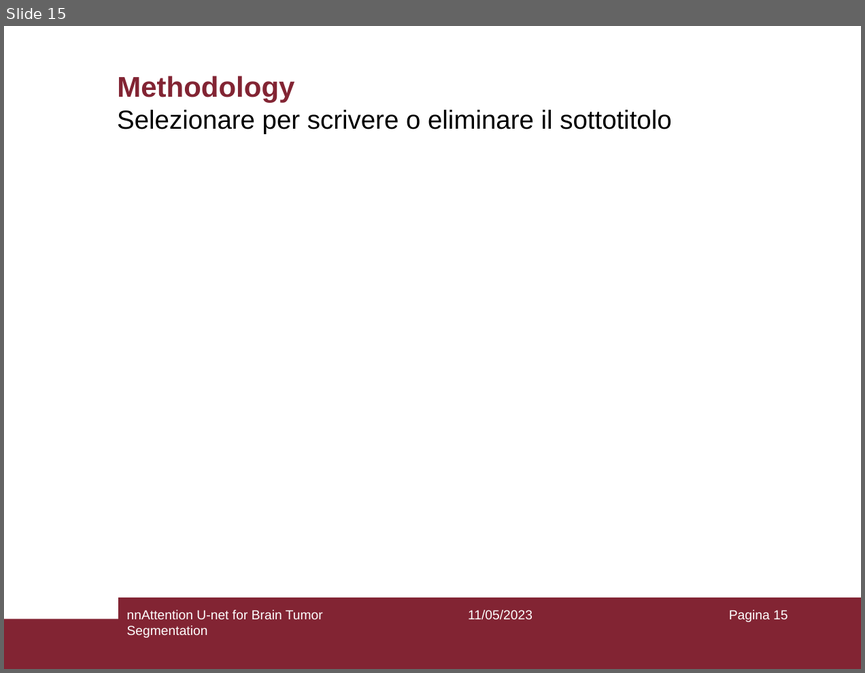
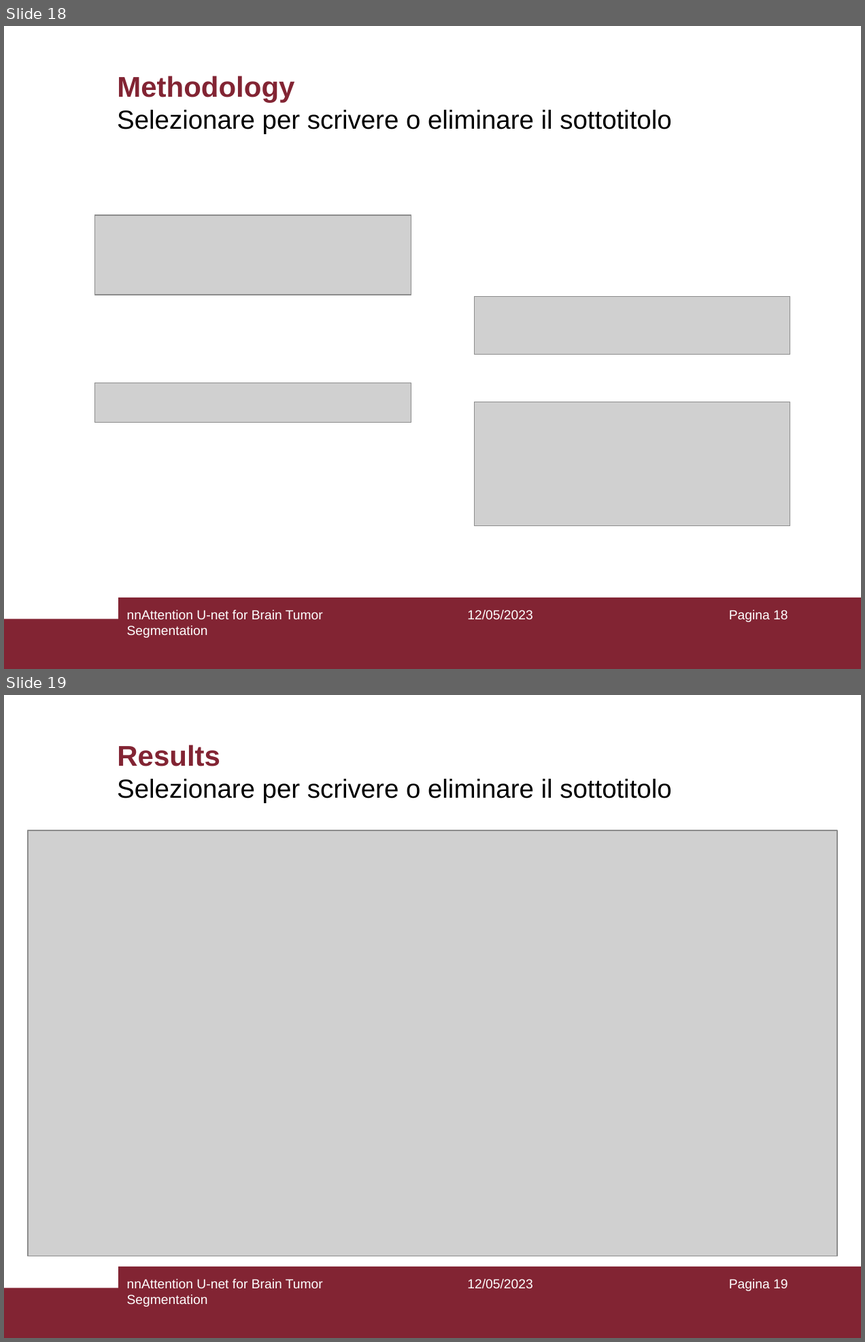
Before and after one commit to sh3rlock14/Master-Thesis-2023, a slide deck: thesis_slides/capparella.slides.pptx. Shown one above the other, each under a label of ours: slide 15 before the commit, slides 18 and 19 after it. The pictures are 865x673 and 865x1342 pixels, drawn with LibreOffice and Linux fonts; fonts in the diff are those of the drawing; grey boxes stand for pictures. Boxes give left, top, right and bottom in pixels: in the first picture for what was removed or moved away, otherwise in the second. Text is boxed around its words. In the diff, an @@ line names an element or a change of style, - is before the commit and + after.

Commit message:
add: more slides and images

```diff
--- a/thesis_slides/capparella.slides.pptx
+++ b/thesis_slides/capparella.slides.pptx
@@ slide 19 added at (4, 695, 861, 1338), background #FFFFFF; not listed: 2 template elements that a slide beside it also shows @@
@@ title added at (117, 745, 220, 766), 24 pt, text #822433, bold @@
+Results
@@ text added at (117, 779, 671, 803), 22 pt, text #000000 @@
+Selezionare per scrivere o eliminare il sottotitolo
@@ picture added at (28, 830, 838, 1255) @@
@@ text added at (127, 1278, 323, 1306), 11 pt, text #FFFFFF @@
+nnAttention U-net for Brain Tumor Segmentation
@@ text added at (467, 1278, 532, 1289), 11 pt, text #FFFFFF @@
+12/05/2023
@@ page number added at (729, 1278, 787, 1291), 11 pt, text #FFFFFF @@
+Pagina 19
@@ what was slide 15 is now slide 18 @@
@@ slide 18 changed as well @@
@@ group added at (95, 215, 791, 526): 4 pictures @@
@@ text at (467, 609, 532, 620): text changed @@
-11/05/2023
+12/05/2023
@@ page number at (729, 609, 787, 622): text changed @@
-Pagina 15
+Pagina 18
```
Also in this commit, not shown: 16 other slides changed, 4 other slides added, 13 other files.
